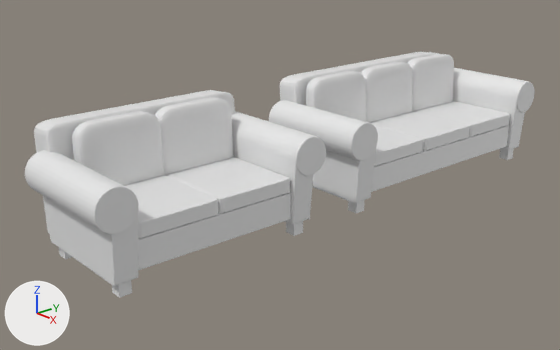
What one commit did to the Blender file Assets/Models uwu/couch.blend.
One viewpoint serves both versions: a camera (50 mm lens) standing at (13.41, -9.36, 7.19) and looking at (-0.84, 3.04, 0.6). Arrows for +X, +Y and +Z are at lower left; the lights stay in place.
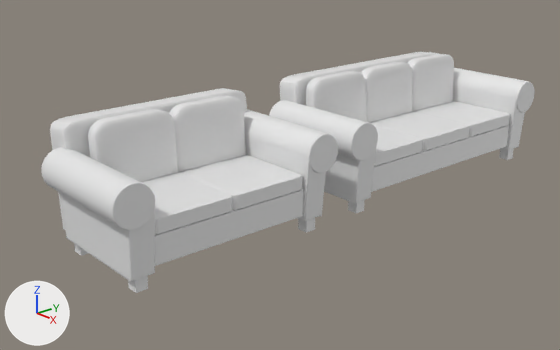
The newer file is also turned or shifted as a whole; pictures and numbers use the older file's frame.

Changed parts and their boxes [x1, y1, x2, y2] in the pictures (560 x 350 px; the box of a moved part takes in the faces that stretch with it):
```json
{"object": "Cube.010", "change": "reshaped", "before": [25, 90, 326, 298], "after": [41, 88, 338, 293]}
{"part": 1, "of": "me_cube_010", "change": "moved or reshaped", "before": [138, 192, 291, 270], "after": [155, 189, 303, 266]}
{"part": 2, "of": "me_cube_010", "change": "moved or reshaped", "before": [25, 150, 138, 286], "after": [41, 147, 155, 281]}
{"part": 3, "of": "me_cube_010", "change": "moved or reshaped", "before": [112, 280, 132, 298], "after": [128, 276, 148, 293]}
{"part": 4, "of": "me_cube_010", "change": "moved or reshaped", "before": [59, 248, 72, 259], "after": [74, 244, 88, 255]}
{"part": 5, "of": "me_cube_010", "change": "moved or reshaped", "before": [125, 157, 290, 239], "after": [142, 155, 303, 235]}
{"part": 6, "of": "me_cube_010", "change": "moved or reshaped", "before": [231, 111, 326, 224], "after": [244, 109, 338, 221]}
{"part": 7, "of": "me_cube_010", "change": "moved or reshaped", "before": [286, 221, 303, 236], "after": [298, 218, 315, 233]}
{"part": 8, "of": "me_cube_010", "change": "moved or reshaped", "before": [34, 90, 235, 234], "after": [50, 88, 247, 230]}
```

Scene script edits in JSON lines:
```json
{"block": "me_cube_010", "where": "# used by ob_cube_010; location = (-1.72, -0.35, 1.57); rotation_euler = (0.0, -0.0798, 0.0), in degrees (0, -4.6, 0); scale = (0.339, 2.47, 1.26)"}
{"op": "remove", "block": "me_cube_010", "code": "me_cube_010.from_pydata(...)  # 2146 vertices, 2033 faces; spans x -1.0..9.08, y -1.2..1.19, z -1.51..1.0"}
{"op": "add", "block": "me_cube_010", "code": "me_cube_010.from_pydata(...)  # 2146 vertices, 2033 faces; spans x -0.86..9.21, y -1.06..1.33, z -1.51..1.0"}
{"block": "me_cube_010", "change": "me_cube_010 part 1: the loose piece of 28 vertices spanning x 1.01..8.24, y -0.83..0.82, z -1.14..-0.47 is moved by (0.14, 0.14, 0.0)"}
{"block": "me_cube_010", "change": "me_cube_010 part 2: the loose piece of 438 vertices spanning x -0.07..9.08, y -1.2..-0.82, z -1.26..0.56 is moved by (0.14, 0.14, 0.0)"}
{"block": "me_cube_010", "change": "me_cube_010 part 3: the loose piece of 8 vertices spanning x 6.96..7.89, y -0.99..-0.88, z -1.51..-1.17 is moved by (0.14, 0.14, 0.0)"}
{"block": "me_cube_010", "change": "me_cube_010 part 4: the loose piece of 8 vertices spanning x 0.19..1.11, y -0.99..-0.88, z -1.36..-1.02 is moved by (0.14, 0.14, 0.0)"}
{"block": "me_cube_010", "change": "me_cube_010 part 5: the loose piece of 192 vertices spanning x 2.39..8.39, y -0.82..0.81, z -0.61..-0.21 is moved by (0.14, 0.14, 0.0)"}
{"block": "me_cube_010", "change": "me_cube_010 part 6: the loose piece of 434 vertices spanning x -0.13..9.01, y 0.81..1.19, z -1.26..0.56 is moved by (0.14, 0.14, 0.0)"}
{"block": "me_cube_010", "change": "me_cube_010 part 7: the loose piece of 8 vertices spanning x 7.02..7.94, y 0.87..0.98, z -1.51..-1.17 is moved by (0.14, 0.14, 0.0)"}
{"block": "me_cube_010", "change": "me_cube_010 part 8: 1 vertex moved within x 1.46, y -0.06, z 0.9; 1013 vertices removed from x -1.0..2.52, y -1.0..1.0, z -1.0..1.0; 1013 vertices added at x -0.86..2.66, y -0.86..1.14, z -1.0..1.0"}
{"block": "me_cube_010", "change": "me_cube_010 part 9: the surface is now shaded smooth"}
```
